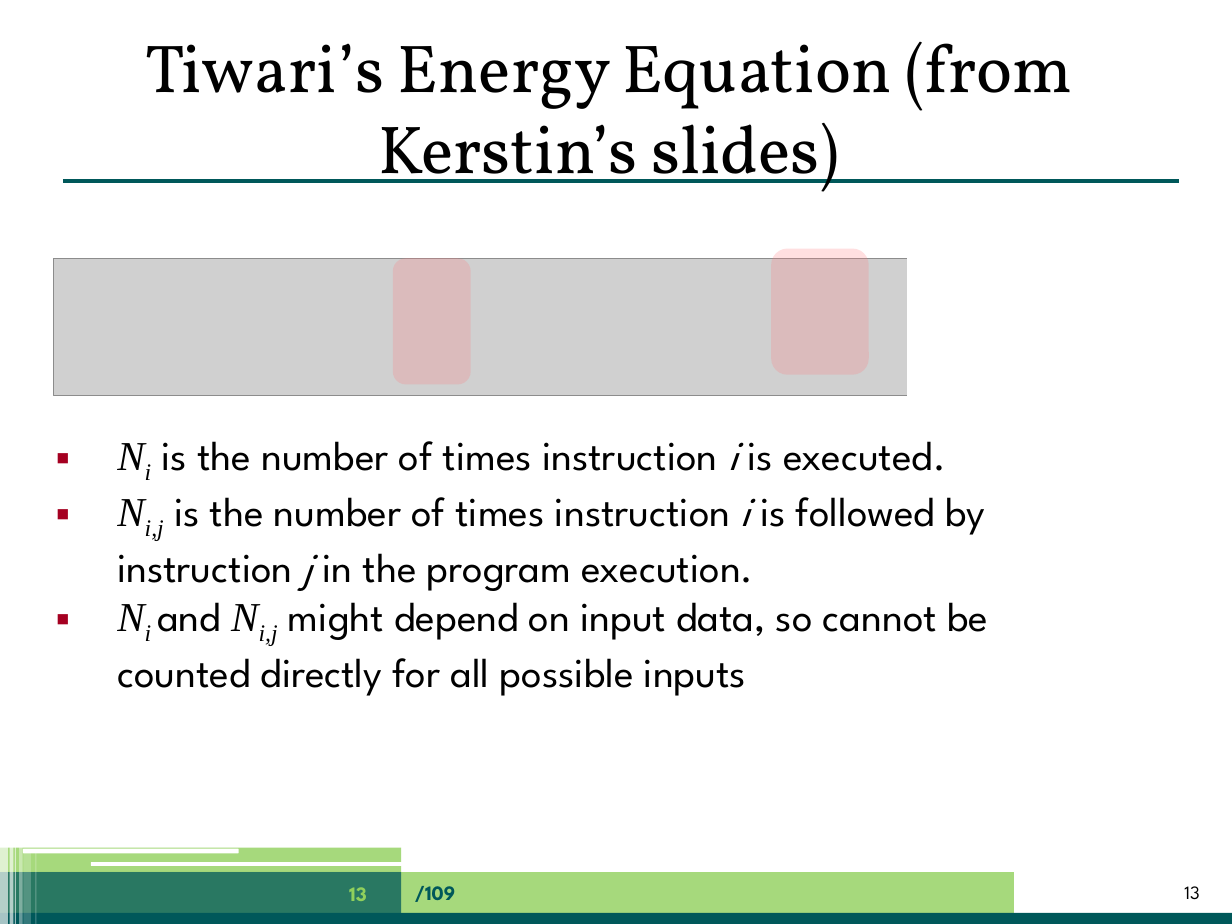
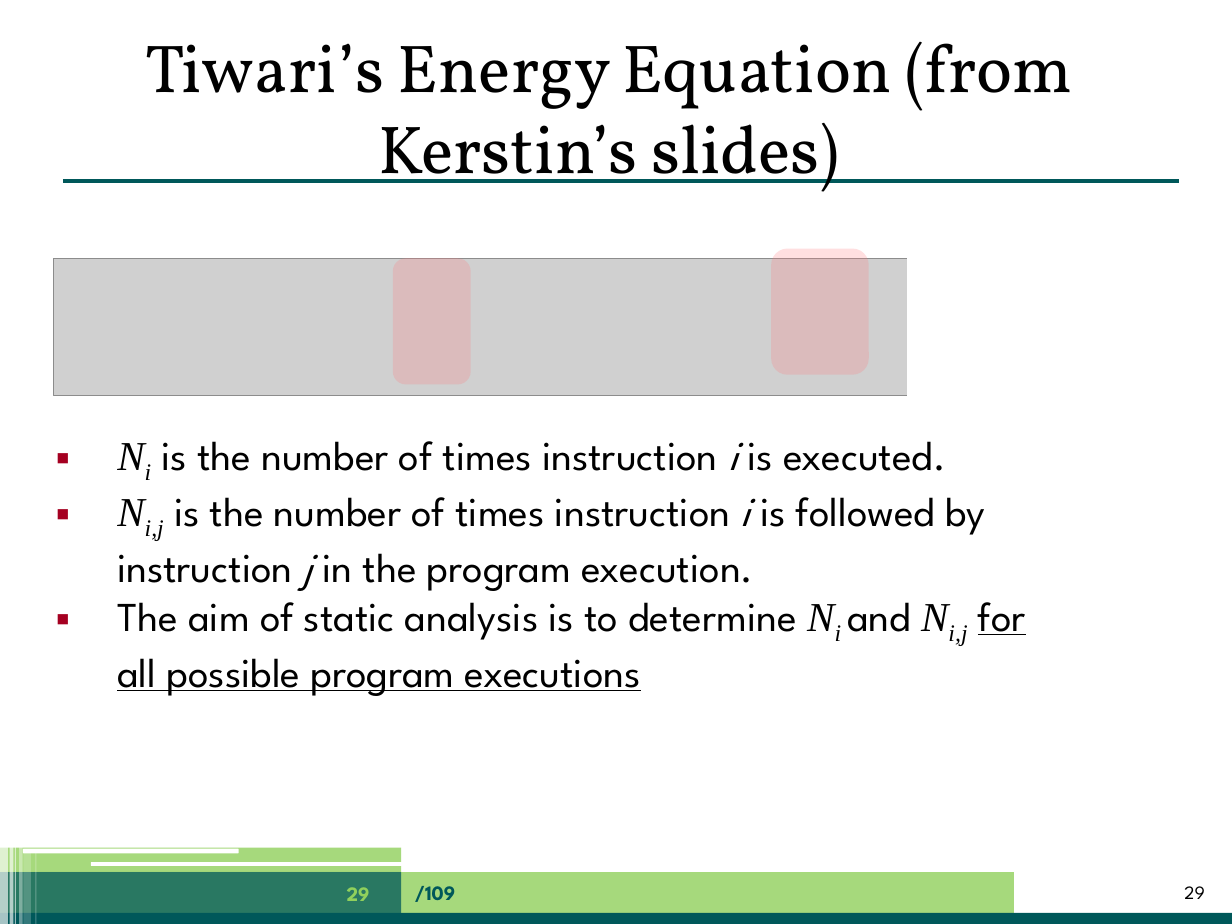
Before and after one commit to jpgallagher/ict-e-summerschool-aalborg, a slide deck: slide 29 of summerschool-aalborg-jpg.pptx (slide 13 before the commit). Drawn at 1232x924 pixels with LibreOffice and Linux fonts; fonts in the diff are those of the drawing; grey boxes stand for pictures. Boxes give left, top, right and bottom in pixels: in the first picture for what was removed or moved away, otherwise in the second. Text is boxed around its words. In the diff, an @@ line names an element or a change of style, - is before the commit and + after.

```diff
--- a/summerschool-aalborg-jpg.pptx
+++ b/summerschool-aalborg-jpg.pptx
@@ text at [117, 590, 1026, 696]: text changed @@
-▪ Ni and Ni,j might depend on input data, so cannot be counted directly for all possible inputs
+▪ The aim of static analysis is to determine Ni and Ni,j for all possible program executions
@@ page number at [347, 887, 370, 901]: text changed @@
-13
+29
@@ page number at [1184, 886, 1204, 899]: text changed @@
-13
+29
```
Also in this commit, not shown: 14 other slides changed, 2 slides added.
